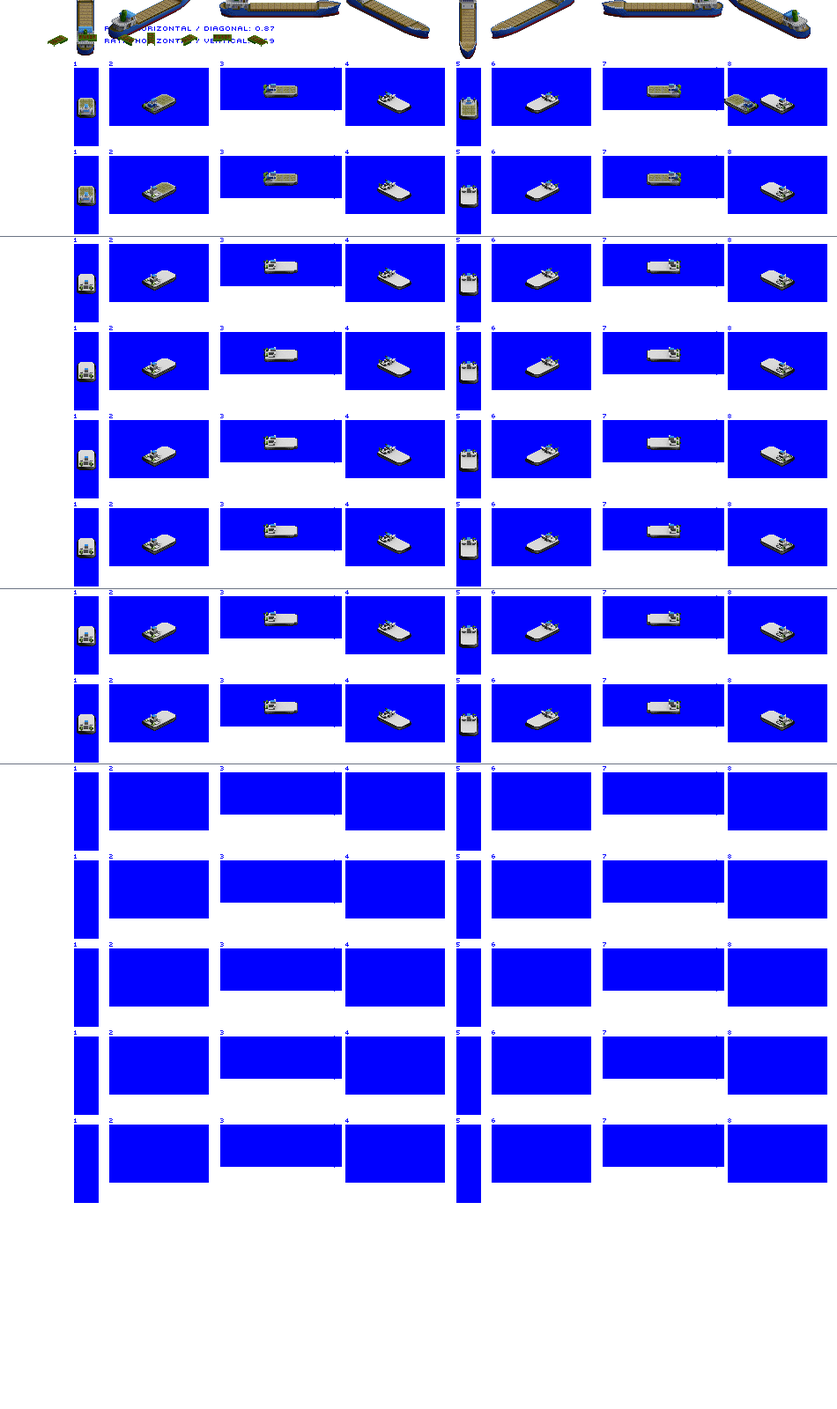
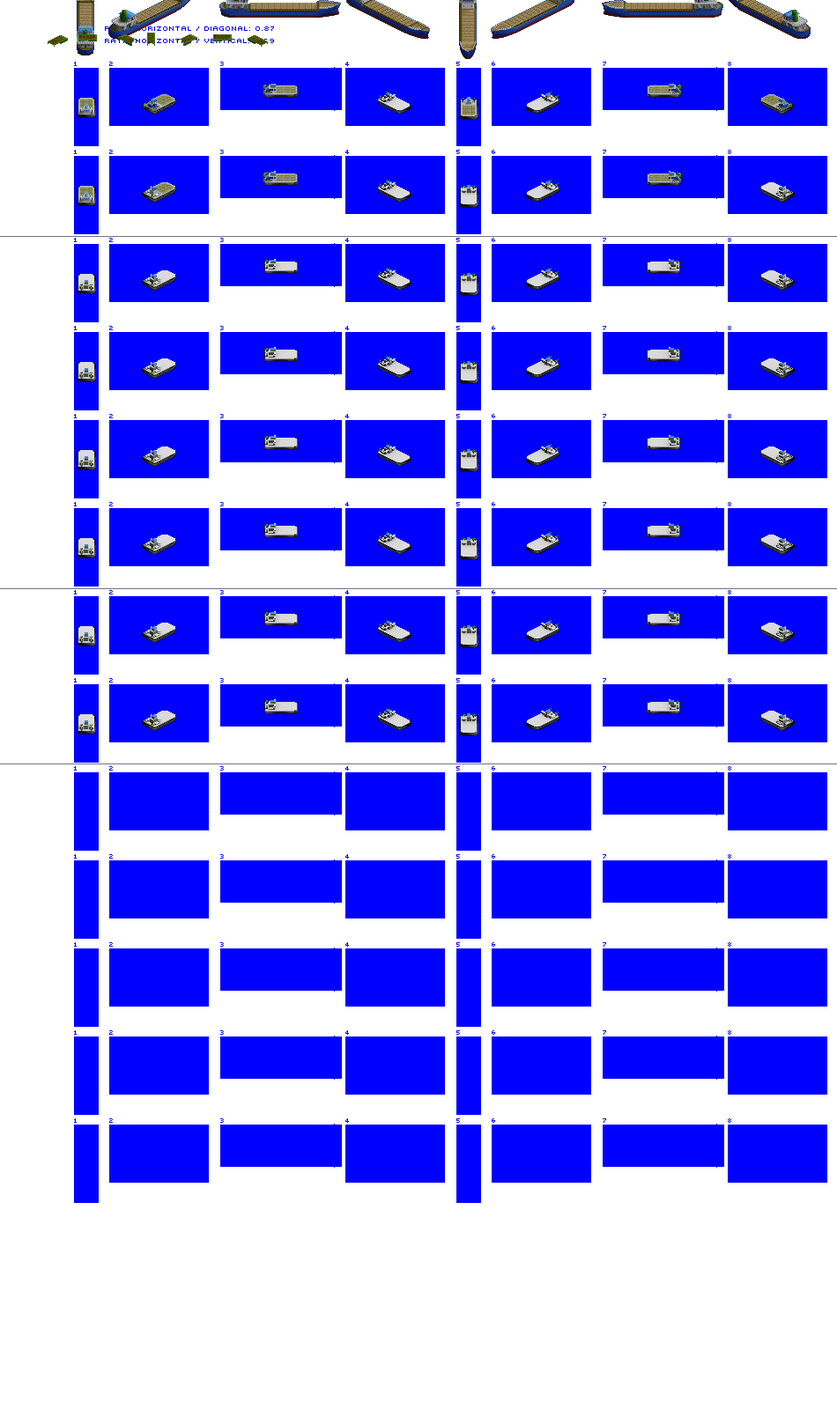
Before/after of a 837x1409 layered artwork. What changed in the layer stack:
painted on "Hovercraft Freight Medium" over (x1=724, y1=94, x2=795, y2=115)
